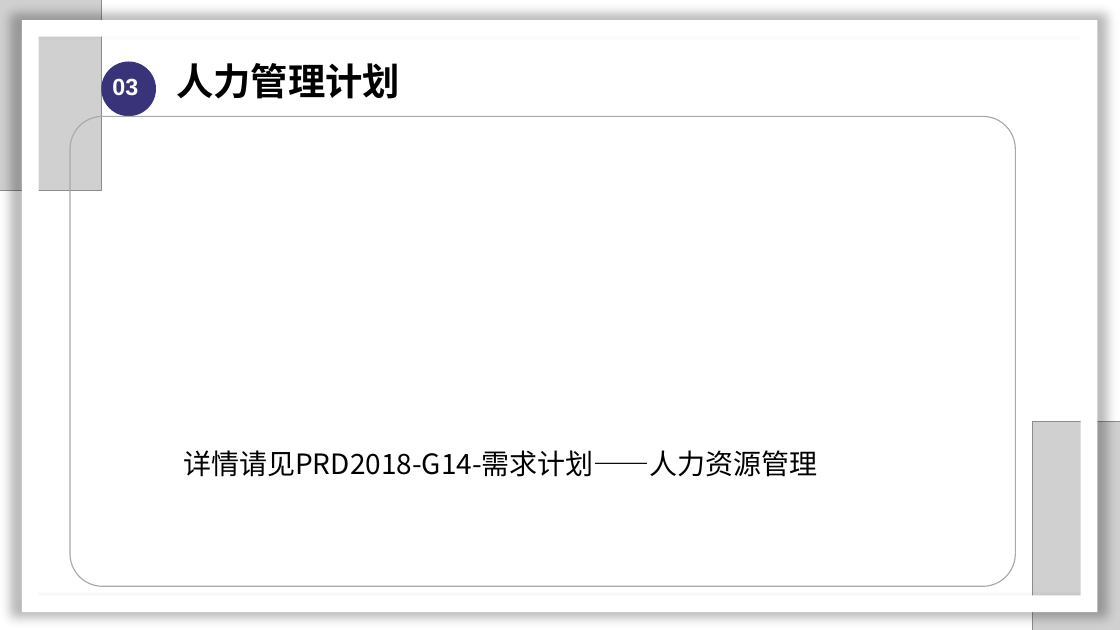
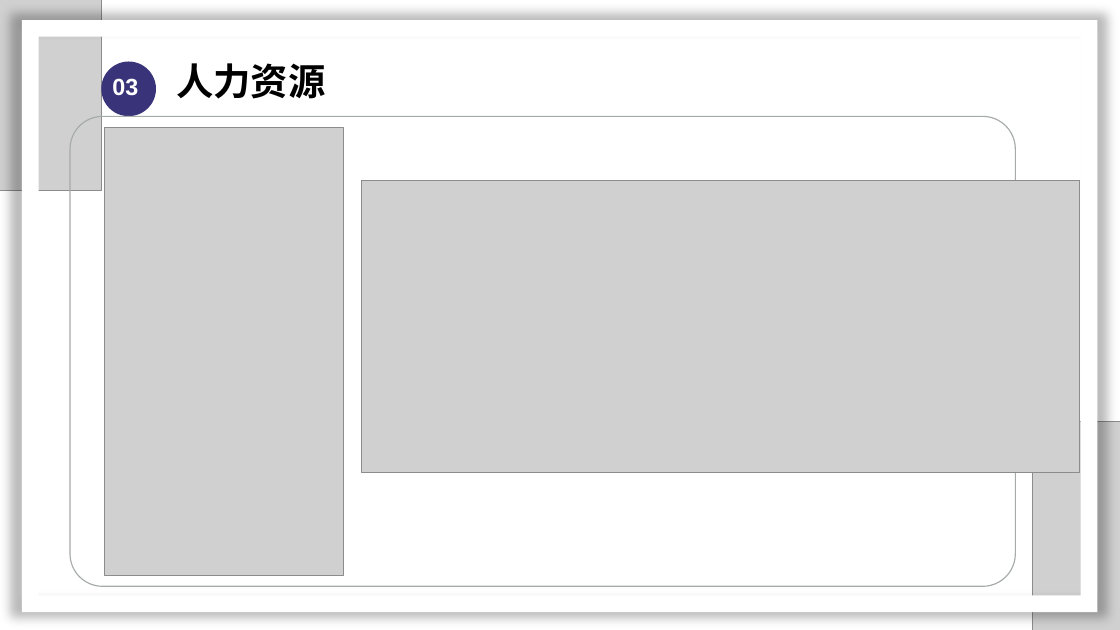
Before and after one commit to SarielX98/PRD2018G14, a slide deck: slide 42 of 受控文档/PPT/PRD2018-G14-软件需求工程审核PPT.pptx (slide 34 before the commit). Drawn at 1120x630 pixels with LibreOffice and Linux fonts; fonts in the diff are those of the drawing; grey boxes stand for pictures; background and template pictures are left out. Boxes give left, top, right and bottom in pixels: in the first picture for what was removed or moved away, otherwise in the second. Text is boxed around its words. In the diff, an @@ line names an element or a change of style, - is before the commit and + after.

```diff
--- a/受控文档/PPT/PRD2018-G14-软件需求工程审核PPT.pptx
+++ b/受控文档/PPT/PRD2018-G14-软件需求工程审核PPT.pptx
@@ text at [176, 63, 325, 99]: text changed @@
-人力管理计划
+人力资源
@@ picture added at [104, 128, 343, 575] @@
@@ picture added at [361, 181, 1080, 473] @@
@@ text removed at [183, 450, 818, 477] @@
-详情请见PRD2018-G14-需求计划——人力资源管理
```
Also in this commit, not shown: 20 other slides changed, 12 slides added, 22 slides removed.
